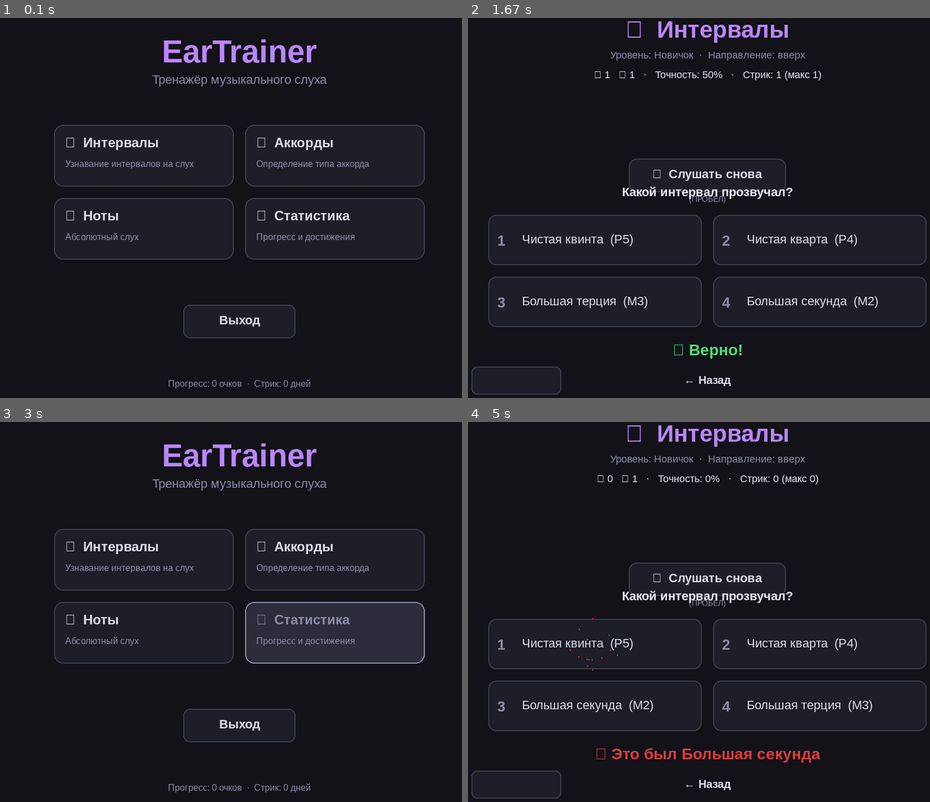
Above: before the commit, frames 1-4 (two rows, left to right).
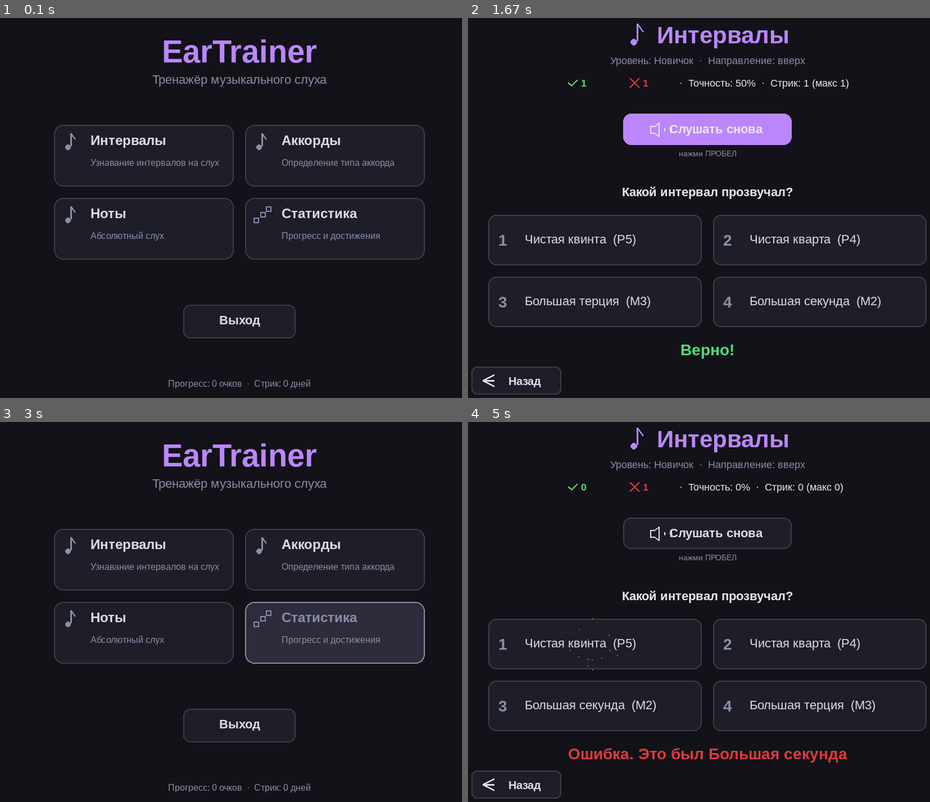
Above: after the commit, the same moments.

Repository: Folombas/PyGame2026
Game: pygame game, started from EarTrainer/main.py
Same seed, same stepped clock (60 frames per second), same inputs: the game is played once before the commit and once after it.
Inputs (mouse positions are in pixels of both pictures, inside the frame that each line leads up to):
- Up to frame 1 (0.1 s): no input
- Up to frame 2 (1.67 s): click (611, 154) at 0.38 s, where only the run after the commit has a clickable "Интервалы"; tap 1 at 0.67 s; tap 3 at 1 s; click (708, 128) at 1.38 s, where only the run after the commit has a clickable "Слушать снова"
- Up to frame 3 (3 s): hold Esc 1.67-2.13 s; press the mouse at (337, 631) at 2.7 s; move the mouse to (374, 615) at 2.8 s; release the mouse at (415, 600) at 2.93 s
- Up to frame 4 (5 s): press the mouse at (805, 631) at 3.03 s; move the mouse to (740, 558) at 3.13 s; release the mouse at (675, 486) at 3.27 s; press the mouse at (611, 558) at 3.37 s; move the mouse to (689, 600) at 3.47 s; release the mouse at (763, 642) at 3.6 s; tap 2 at 3.67 s; press the mouse at (514, 783) at 4.03 s; move the mouse to (574, 623) at 4.13 s; release the mouse at (634, 463) at 4.27 s; click (541, 547) at 4.38 s; press the mouse at (592, 642) at 4.7 s; move the mouse to (569, 562) at 4.8 s; release the mouse at (541, 482) at 4.93 s

The runs differ from the first frame. In frame 1, 2.2% of the frame differs, in the area x 14-86%, y 30-59%; in frame 2, 7.3%, in the area x 3-90%, y 0-98%; in frame 3, 2.2%; in frame 4, 5.5%.

Commit message:
fix(ui): replace all emoji with vector icons, fix PROBEL hint overlap

Diff:
--- /dev/null
+++ b/EarTrainer/icons.py
@@ -0,0 +1,70 @@
+"""Векторные иконки — работают без emoji-шрифтов на любой системе."""
+import pygame
+
+
+def draw_speaker(surf, x, y, size, color):
+    """Динамик с волнами."""
+    s = size // 2
+    pts = [
+        (x - s, y - s // 2),
+        (x - s // 3, y - s // 2),
+        (x + s // 4, y - s),
+        (x + s // 4, y + s),
+        (x - s // 3, y + s // 2),
+        (x - s, y + s // 2),
+    ]
+    pygame.draw.polygon(surf, color, pts, 2)
+    for r in (s // 2, s):
+        rect = pygame.Rect(x + s // 4, y - r, r * 2, r * 2)
+        try:
+            pygame.draw.arc(surf, color, rect, -0.6, 0.6, 2)
+        except Exception:
+            pass
+
+
+def draw_arrow_left(surf, x, y, size, color):
+    s = size // 2
+    pygame.draw.line(surf, color, (x + s, y - s), (x - s, y), 3)
+    pygame.draw.line(surf, color, (x - s, y), (x + s, y + s), 3)
+    pygame.draw.line(surf, color, (x - s, y), (x + s, y), 3)
+
+
+def draw_arrow_right(surf, x, y, size, color):
+    s = size // 2
+    pygame.draw.line(surf, color, (x - s, y - s), (x + s, y), 3)
+    pygame.draw.line(surf, color, (x + s, y), (x - s, y + s), 3)
+    pygame.draw.line(surf, color, (x + s, y), (x - s, y), 3)
+
+
+def draw_check(surf, x, y, size, color):
+    s = size // 2
+    pts = [
+        (x - s, y),
+        (x - s // 3, y + s * 2 // 3),
+        (x + s, y - s * 2 // 3),
+    ]
+    pygame.draw.lines(surf, color, False, pts, 3)
+
+
+def draw_cross(surf, x, y, size, color):
+    s = size // 2
+    pygame.draw.line(surf, color, (x - s, y - s), (x + s, y + s), 3)
+    pygame.draw.line(surf, color, (x - s, y + s), (x + s, y - s), 3)
+
+
+def draw_music_note(surf, x, y, size, color):
+    s = size // 2
+    # Головка
+    pygame.draw.circle(surf, color, (x - s // 3, y + s * 2 // 3), max(2, s // 3))
+    # Штиль
+    pygame.draw.line(surf, color, (x, y + s // 2), (x, y - s), 3)
+    # Флажок
+    pygame.draw.line(surf, color, (x, y - s), (x + s // 2, y - s // 3), 3)
+
+
+def draw_bar_chart(surf, x, y, size, color):
+    s = size // 2
+    # 3 столбика разной высоты
+    pygame.draw.rect(surf, color, (x - s, y + s // 3, s * 2 // 3, s * 2 // 3), 2)
+    pygame.draw.rect(surf, color, (x - s // 4, y - s // 3, s * 2 // 3, s * 2 // 3), 2)
+    pygame.draw.rect(surf, color, (x + s // 2, y - s, s * 2 // 3, s * 2 // 3), 2)
--- a/EarTrainer/main.py
+++ b/EarTrainer/main.py
@@ -3,6 +3,7 @@
 import pygame
 import theme
 import ui
+import icons
 from screen_interval import IntervalScreen
 
 pygame.init()
@@ -10,18 +11,17 @@
 pygame.display.set_caption("EarTrainer — Тренажёр слуха")
 clock = pygame.time.Clock()
 
-# Состояния
 MENU = "menu"
 INTERVAL = "interval"
 state = MENU
 interval_screen = None
 
-# Меню
+# Карточки с иконками: (key, label, desc, color, icon_fn)
 MODE_CARDS = [
-    ("interval", "🎼  Интервалы", "Узнавание интервалов на слух", theme.MD_PRIMARY),
-    ("chord",    "🎹  Аккорды",   "Определение типа аккорда",      theme.MD_SECONDARY),
-    ("note",     "🎵  Ноты",      "Абсолютный слух",               theme.MD_GOLD),
-    ("stats",    "📊  Статистика", "Прогресс и достижения",        theme.MD_MUTED),
+    ("interval", "Интервалы", "Узнавание интервалов на слух", theme.MD_PRIMARY, icons.draw_music_note),
+    ("chord",    "Аккорды",   "Определение типа аккорда",     theme.MD_SECONDARY, icons.draw_music_note),
+    ("note",     "Ноты",      "Абсолютный слух",              theme.MD_GOLD, icons.draw_music_note),
+    ("stats",    "Статистика", "Прогресс и достижения",       theme.MD_MUTED, icons.draw_bar_chart),
 ]
 
 _card_w, _card_h = 320, 110
@@ -29,7 +29,7 @@
 _start_x = theme.WIDTH // 2 - _card_w - _card_gap // 2
 _start_y = 220
 _card_rects = {}
-for i, (key, _label, _desc, _color) in enumerate(MODE_CARDS):
+for i, (key, _label, _desc, _color, _icon) in enumerate(MODE_CARDS):
     cx = _start_x + (i % 2) * (_card_w + _card_gap)
     cy = _start_y + (i // 2) * (_card_h + _card_gap)
     _card_rects[key] = pygame.Rect(cx, cy, _card_w, _card_h)
@@ -61,7 +61,7 @@
         if e.type == pygame.QUIT:
             running = False
             continue
-        if state == INTERVAL and interval_screen is not None:
+        if state == INTERVAL and interval_screen:
             interval_screen.handle(e)
             if interval_screen.back_clicked:
                 go_menu()
@@ -72,11 +72,10 @@
                 elif _quit_rect.collidepoint(e.pos):
                     running = False
 
-    if state == INTERVAL and interval_screen is not None:
+    if state == INTERVAL and interval_screen:
         interval_screen.update(dt, mouse)
         interval_screen.draw(screen)
     else:
-        # Главное меню
         for k, r in _card_rects.items():
             _hovered[k] = r.collidepoint(mouse)
         _quit_hover = _quit_rect.collidepoint(mouse)
@@ -85,15 +84,19 @@
         ui.draw_text_centered(screen, "EarTrainer", 90, 56, theme.MD_PRIMARY, bold=True)
         ui.draw_text_centered(screen, "Тренажёр музыкального слуха", 140, 22, theme.MD_MUTED)
 
-        for key, label, desc, color in MODE_CARDS:
+        for key, label, desc, color, icon_fn in MODE_CARDS:
             rect = _card_rects[key]
             bg = theme.MD_SURFACE_HI if _hovered.get(key) else theme.MD_SURFACE
             pygame.draw.rect(screen, bg, rect, border_radius=16)
             border = color if _hovered.get(key) else (60, 60, 75)
             pygame.draw.rect(screen, border, rect, 2, border_radius=16)
-            ui.draw_text_left(screen, label, rect.x + 20, rect.y + 18, 24,
+            # Иконка
+            icon_fn(screen, rect.x + 30, rect.y + 30, 30,
+                    color if _hovered.get(key) else theme.MD_MUTED)
+            # Текст
+            ui.draw_text_left(screen, label, rect.x + 65, rect.y + 14, 24,
                              color if _hovered.get(key) else theme.MD_ON_SURFACE, bold=True)
-            ui.draw_text_left(screen, desc, rect.x + 20, rect.y + 60, 16, theme.MD_MUTED)
+            ui.draw_text_left(screen, desc, rect.x + 65, rect.y + 58, 16, theme.MD_MUTED)
 
         qbg = (60, 20, 20) if _quit_hover else theme.MD_SURFACE
         pygame.draw.rect(screen, qbg, _quit_rect, border_radius=12)
--- a/EarTrainer/screen_interval.py
+++ b/EarTrainer/screen_interval.py
@@ -1,12 +1,11 @@
-"""Экран тренажёра интервалов — полностью играбельный."""
+"""Тренажёр интервалов — играбельный, без emoji (векторные иконки)."""
 import pygame
-import random
 import theme
 import ui
-import synth
+import icons
 from effects import Effects
 from trainer import Session
-from theory import LEVEL_TITLES, INTERVALS
+from theory import LEVEL_TITLES
 
 
 class IntervalScreen:
@@ -15,40 +14,34 @@
         self.direction = direction
         self.session = Session("interval", level=level, direction=direction)
         self.effects = Effects()
-
-        # Выбор вариантов фиксируется на текущий вопрос
         self.choices = self.session.current.choices(level)
         self._layout()
-
         self.feedback_text = ""
         self.feedback_color = theme.MD_ON_BG
         self.feedback_timer = 0
-
         self.back_clicked = False
-
-    def _layout(self):
-        W, H = theme.WIDTH, theme.HEIGHT
-        # 4 кнопки вариантов, 2x2
-        bw, bh = 380, 90
-        gap = 20
-        start_x = W // 2 - bw - gap // 2
-        start_y = 380
-        self.choice_rects = []
-        for i in range(4):
-            cx = start_x + (i % 2) * (bw + gap)
-            cy = start_y + (i // 2) * (bh + gap)
-            self.choice_rects.append(pygame.Rect(cx, cy, bw, bh))
-
-        self.replay_rect = pygame.Rect(W // 2 - 140, 280, 280, 60)
-        self.back_rect = pygame.Rect(30, H - 70, 160, 50)
-
-        # hover
         self.hover_choice = -1
         self.hover_replay = False
         self.hover_back = False
 
+    def _layout(self):
+        W = theme.WIDTH
+        # Replay button
+        self.replay_rect = pygame.Rect(W // 2 - 150, 200, 300, 56)
+        # 4 варианта — 2x2
+        bw, bh = 380, 90
+        gap = 20
+        sx = W // 2 - bw - gap // 2
+        sy = 380
+        self.choice_rects = []
+        for i in range(4):
+            cx = sx + (i % 2) * (bw + gap)
+            cy = sy + (i // 2) * (bh + gap)
+            self.choice_rects.append(pygame.Rect(cx, cy, bw, bh))
+        # Back
+        self.back_rect = pygame.Rect(30, theme.HEIGHT - 70, 160, 50)
+
     def _label_of(self, opt):
-        """opt = (semitones, short, ru, diff). Возвращает 'ru (short)'."""
         return f"{opt[2]}  ({opt[1]})"
 
     def _play_current(self):
@@ -56,34 +49,28 @@
 
     def _submit(self, idx):
         opt = self.choices[idx]
-        semitones = opt[0]
-        ok = self.session.submit(semitones)
+        ok = self.session.submit(opt[0])
 
         if ok:
-            self.feedback_text = "✓ Верно!"
+            self.feedback_text = "Верно!"
             self.feedback_color = theme.MD_SUCCESS
             self.effects.burst(
                 self.choice_rects[idx].centerx,
                 self.choice_rects[idx].centery,
-                theme.MD_SUCCESS,
-                count=28,
-                speed=6.0,
+                theme.MD_SUCCESS, count=28, speed=6.0,
             )
             self.effects.flash(theme.MD_SUCCESS, 150)
         else:
-            self.feedback_text = f"✗ Это был {self.session.current.answer_ru}"
+            self.feedback_text = f"Ошибка. Это был {self.session.current.answer_ru}"
             self.feedback_color = theme.MD_ERROR
             self.effects.burst(
                 self.choice_rects[idx].centerx,
                 self.choice_rects[idx].centery,
-                theme.MD_ERROR,
-                count=15,
-                speed=3.0,
+                theme.MD_ERROR, count=15, speed=3.0,
             )
             self.effects.flash(theme.MD_ERROR, 200)
 
         self.feedback_timer = 900
-        # следующий вопрос через 700мс — но проще: сразу генерим и меняем варианты
         pygame.time.set_timer(pygame.USEREVENT + 1, 700, loops=1)
 
     def _next_question(self):
@@ -96,7 +83,6 @@
         if e.type == pygame.USEREVENT + 1:
             self._next_question()
             return
-
         if e.type == pygame.KEYDOWN:
             if e.key == pygame.K_ESCAPE:
                 self.back_clicked = True
@@ -106,10 +92,8 @@
                 self._play_current()
                 return
             if e.key in (pygame.K_1, pygame.K_2, pygame.K_3, pygame.K_4):
-                idx = e.key - pygame.K_1
-                self._submit(idx)
+                self._submit(e.key - pygame.K_1)
             return
-
         if e.type == pygame.MOUSEBUTTONDOWN and e.button == 1:
             if self.back_rect.collidepoint(e.pos):
                 self.back_clicked = True
@@ -127,7 +111,6 @@
         self.effects.update(dt)
         if self.feedback_timer > 0:
             self.feedback_timer -= dt
-
         self.hover_choice = -1
         for i, rect in enumerate(self.choice_rects):
             if rect.collidepoint(mouse):
@@ -137,27 +120,40 @@
         self.hover_back = self.back_rect.collidepoint(mouse)
 
     def draw(self, surf):
-        W, H = theme.WIDTH, theme.HEIGHT
+        W = theme.WIDTH
         surf.fill(theme.MD_BG)
 
-        # Заголовок
-        ui.draw_text_centered(surf, "🎼  Интервалы", 50, 42,
-                              theme.MD_PRIMARY, bold=True)
+        # Заголовок с векторной иконкой ноты
+        title = "Интервалы"
+        f = theme.font(42, bold=True)
+        tw = f.size(title)[0]
+        total = 40 + 15 + tw
+        x0 = W // 2 - total // 2
+        icons.draw_music_note(surf, x0 + 20, 60, 40, theme.MD_PRIMARY)
+        surf.blit(f.render(title, True, theme.MD_PRIMARY), (x0 + 55, 36))
+
+        # Уровень
         level_name = LEVEL_TITLES.get(self.level, "?")
         direction_name = "вверх" if self.direction == "up" else "вниз"
         ui.draw_text_centered(
+            surf, f"Уровень: {level_name}  ·  Направление: {direction_name}",
+            105, 18, theme.MD_MUTED,
+        )
+
+        # Статистика — с векторными ✓ и ✗
+        s = self.session
+        y_stats = 145
+        # Верно
+        icons.draw_check(surf, W // 2 - 240, y_stats, 16, theme.MD_SUCCESS)
+        ui.draw_text_left(surf, str(s.correct), W // 2 - 225, y_stats - 10, 18, theme.MD_SUCCESS, bold=True)
+        # Ошибок
+        icons.draw_cross(surf, W // 2 - 130, y_stats, 16, theme.MD_ERROR)
+        ui.draw_text_left(surf, str(s.wrong), W // 2 - 115, y_stats - 10, 18, theme.MD_ERROR, bold=True)
+        # Остальное
+        ui.draw_text_left(
             surf,
-            f"Уровень: {level_name}  ·  Направление: {direction_name}",
-            95, 18, theme.MD_MUTED,
-        )
-
-        # Статистика
-        s = self.session
-        stats_y = 130
-        ui.draw_text_centered(
-            surf,
-            f"✓ {s.correct}   ✗ {s.wrong}   ·   Точность: {s.accuracy:.0f}%   ·   Стрик: {s.streak} (макс {s.best_streak})",
-            stats_y, 18, theme.MD_ON_BG,
+            f"·  Точность: {s.accuracy:.0f}%  ·  Стрик: {s.streak} (макс {s.best_streak})",
+            W // 2 - 50, y_stats - 10, 18, theme.MD_ON_BG,
         )
 
         # Кнопка "Слушать снова"
@@ -165,18 +161,16 @@
         pygame.draw.rect(surf, rb, self.replay_rect, border_radius=14)
         b = theme.MD_PRIMARY if self.hover_replay else (60, 60, 75)
         pygame.draw.rect(surf, b, self.replay_rect, 2, border_radius=14)
-        ui.draw_text_centered(
-            surf, "🔊  Слушать снова",
-            self.replay_rect.centery - 2, 22,
-            theme.MD_ON_BG if self.hover_replay else theme.MD_ON_SURFACE,
-            bold=True,
-        )
-        ui.draw_text_centered(surf, "(ПРОБЕЛ)", self.replay_rect.bottom + 12, 14, theme.MD_MUTED)
-
-        # Подсказка "какой интервал?"
-        hint_y = 340
-        ui.draw_text_centered(surf, "Какой интервал прозвучал?", hint_y, 22,
-                              theme.MD_ON_BG, bold=True)
+        icons.draw_speaker(surf, self.replay_rect.centerx - 90, self.replay_rect.centery, 24, theme.MD_ON_BG)
+        f2 = theme.font(22, bold=True)
+        txt = f2.render("Слушать снова", True, theme.MD_ON_BG if self.hover_replay else theme.MD_ON_SURFACE)
+        surf.blit(txt, txt.get_rect(center=(self.replay_rect.centerx + 15, self.replay_rect.centery)))
+
+        # Подсказка "ПРОБЕЛ" — отдельной строкой НИЖЕ кнопки
+        ui.draw_text_centered(surf, "нажми ПРОБЕЛ", self.replay_rect.bottom + 15, 14, theme.MD_MUTED)
+
+        # Вопрос
+        ui.draw_text_centered(surf, "Какой интервал прозвучал?", 340, 22, theme.MD_ON_BG, bold=True)
 
         # Кнопки вариантов
         for i, rect in enumerate(self.choice_rects):
@@ -186,28 +180,27 @@
             border = theme.MD_SECONDARY if hov else (60, 60, 75)
             pygame.draw.rect(surf, bg, rect, border_radius=14)
             pygame.draw.rect(surf, border, rect, 2, border_radius=14)
-            # Номер слева
-            num = str(i + 1)
-            ui.draw_text_left(surf, num, rect.x + 16, rect.centery - 14, 26,
-                              theme.MD_PRIMARY if hov else theme.MD_MUTED, bold=True)
+            # Номер
+            num_f = theme.font(28, bold=True)
+            num = num_f.render(str(i + 1), True, theme.MD_PRIMARY if hov else theme.MD_MUTED)
+            surf.blit(num, (rect.x + 18, rect.centery - 16))
             # Название
-            ui.draw_text_left(surf, self._label_of(opt),
-                              rect.x + 60, rect.centery - 14, 22,
-                              theme.MD_ON_SURFACE, bold=False)
+            ui.draw_text_left(surf, self._label_of(opt), rect.x + 65, rect.centery - 14, 22,
+                              theme.MD_ON_SURFACE)
 
         # Обратная связь
         if self.feedback_timer > 0 and self.feedback_text:
-            ui.draw_text_centered(surf, self.feedback_text, 620, 28,
-                                  self.feedback_color, bold=True)
-
-        # Кнопка "Назад"
+            ui.draw_text_centered(surf, self.feedback_text, 620, 28, self.feedback_color, bold=True)
+
+        # Back кнопка
         bb = theme.MD_SURFACE_HI if self.hover_back else theme.MD_SURFACE
         pygame.draw.rect(surf, bb, self.back_rect, border_radius=10)
         pygame.draw.rect(surf, (60, 60, 75), self.back_rect, 2, border_radius=10)
-        ui.draw_text_centered(surf, "← Назад",
-                              self.back_rect.centery - 2, 20,
-                              theme.MD_ON_SURFACE, bold=True)
-
-        # Частицы и вспышка
+        icons.draw_arrow_left(surf, self.back_rect.x + 30, self.back_rect.centery, 20, theme.MD_ON_SURFACE)
+        f3 = theme.font(20, bold=True)
+        bt = f3.render("Назад", True, theme.MD_ON_SURFACE)
+        surf.blit(bt, bt.get_rect(center=(self.back_rect.centerx + 15, self.back_rect.centery)))
+
+        # Частицы + вспышка
         self.effects.draw(surf)
         self.effects.draw_flash(surf)
